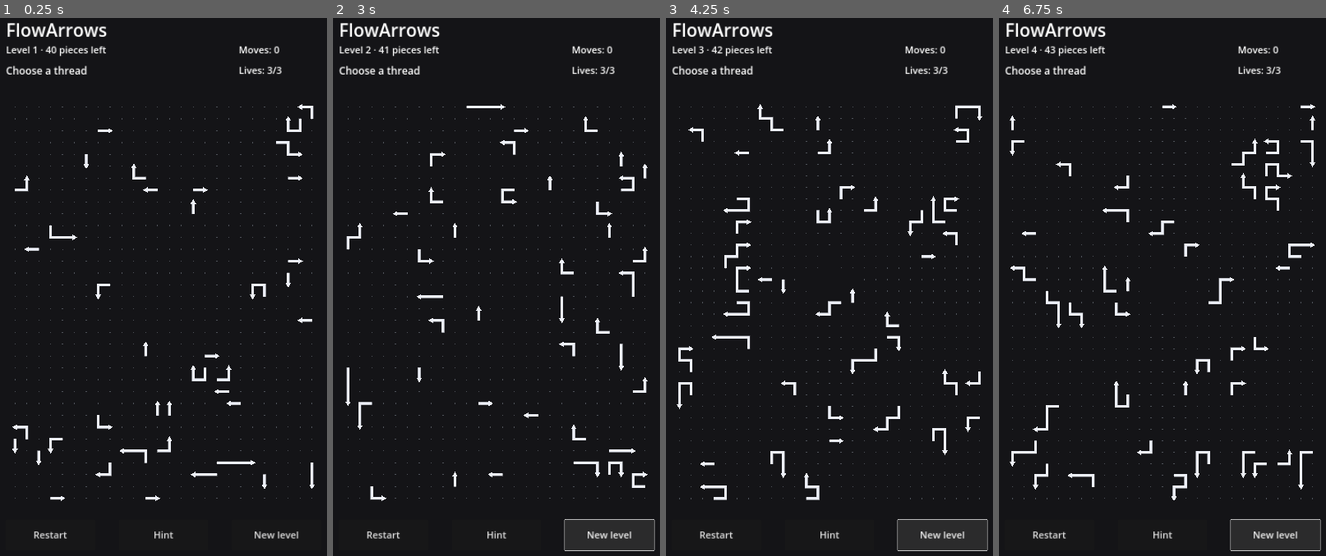
Above: before the commit, frames 1-4 (left to right).
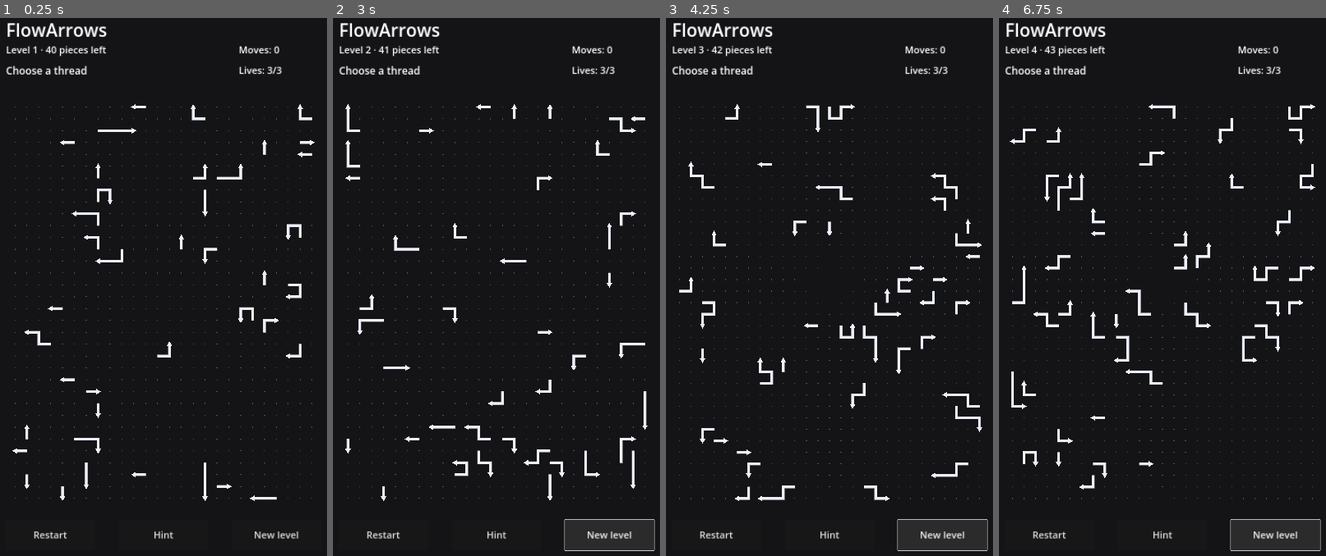
Above: after the commit, the same moments.

Repository: AiRigaLabs01/FlowArrows
Game: Godot game, scene res://src/game/main.tscn
Two runs of this game, one before a commit and one after it. Both use one fixed random seed, a clock stepped at 60 frames per second and the inputs below.
Inputs:
- Up to frame 1 (0.25 s): no input
- Up to frame 2 (3 s): click "Restart" at 0.5 s; click "Restart" at 1.25 s; click "Restart" at 2 s; click "New level" at 2.75 s
- Up to frame 3 (4.25 s): click "New level" at 3.5 s
- Up to frame 4 (6.75 s): click "Hint" at 4.25 s; click "Hint" at 5 s; click "Hint" at 5.75 s; click "New level" at 6.5 s

The runs differ from the first frame. In frame 1, 3.1% of the frame differs, in the area x 3-97%, y 16-90%; in frame 2, 3.4%; in frame 3, 4.3%; in frame 4, 4.5%.

Commit message:
Select generated levels by mathematical difficulty

Diff:
--- a/src/core/generator.gd
+++ b/src/core/generator.gd
@@ -7,8 +7,9 @@
 const ValidatorScript = preload("res://src/core/validator.gd")
 const DifficultyScript = preload("res://src/core/difficulty.gd")
 
-const MAX_GENERATION_ATTEMPTS := 16
+const MAX_GENERATION_ATTEMPTS := 12
 const CANDIDATES_PER_PIECE := 96
+const DIFFICULTY_CANDIDATE_COUNT := 4
 
 var rng: RandomNumberGenerator = RandomNumberGenerator.new()
 
@@ -23,14 +24,45 @@
 	assert(board_size.x >= 3 and board_size.y >= 3)
 	complexity = maxi(complexity, 1)
 
-	# Construct the puzzle backwards. Every newly inserted piece must be removable
-	# from the board that already exists. Therefore reversing insertion order is a
-	# constructive proof of solvability, not a probabilistic post-check.
+	# Generate several mathematically valid boards and choose the one whose
+	# dependency structure is closest to the target difficulty for this level.
+	# This makes progression depend on the graph, not only on board dimensions.
+	var best: Dictionary = {}
+	var best_distance := 1 << 30
+	var successful_candidates := 0
+	var target_score: int = _target_difficulty_score(piece_count, complexity)
+
 	for _attempt in range(MAX_GENERATION_ATTEMPTS):
 		var generated := _generate_reverse_solvable(piece_count, board_size, complexity)
-		if not generated.is_empty():
-			return generated
-	return _generate_safe_multicell_fallback(piece_count, board_size)
+		if generated.is_empty():
+			continue
+		successful_candidates += 1
+		var score: int = int(generated["difficulty"]["score"])
+		var distance: int = abs(score - target_score)
+		if distance < best_distance:
+			best = generated
+			best_distance = distance
+		if successful_candidates >= DIFFICULTY_CANDIDATE_COUNT:
+			break
+
+	if not best.is_empty():
+		best["target_difficulty_score"] = target_score
+		best["difficulty_distance"] = best_distance
+		return best
+
+	var fallback := _generate_safe_multicell_fallback(piece_count, board_size)
+	fallback["target_difficulty_score"] = target_score
+	fallback["difficulty_distance"] = abs(int(fallback["difficulty"]["score"]) - target_score)
+	return fallback
+
+func _target_difficulty_score(piece_count: int, complexity: int) -> int:
+	# Piece count supplies the baseline, while level complexity progressively asks
+	# for deeper/more constrained dependency graphs. The curve is deliberately
+	# smooth so consecutive levels do not jump unpredictably.
+	var baseline: int = piece_count * 5
+	var progression: int = complexity * 14
+	var late_game: int = maxi(0, complexity - 8) * 5
+	return baseline + progression + late_game
 
 func _generate_reverse_solvable(piece_count: int, board_size: Vector2i, complexity: int) -> Dictionary:
 	var pieces: Array = []
